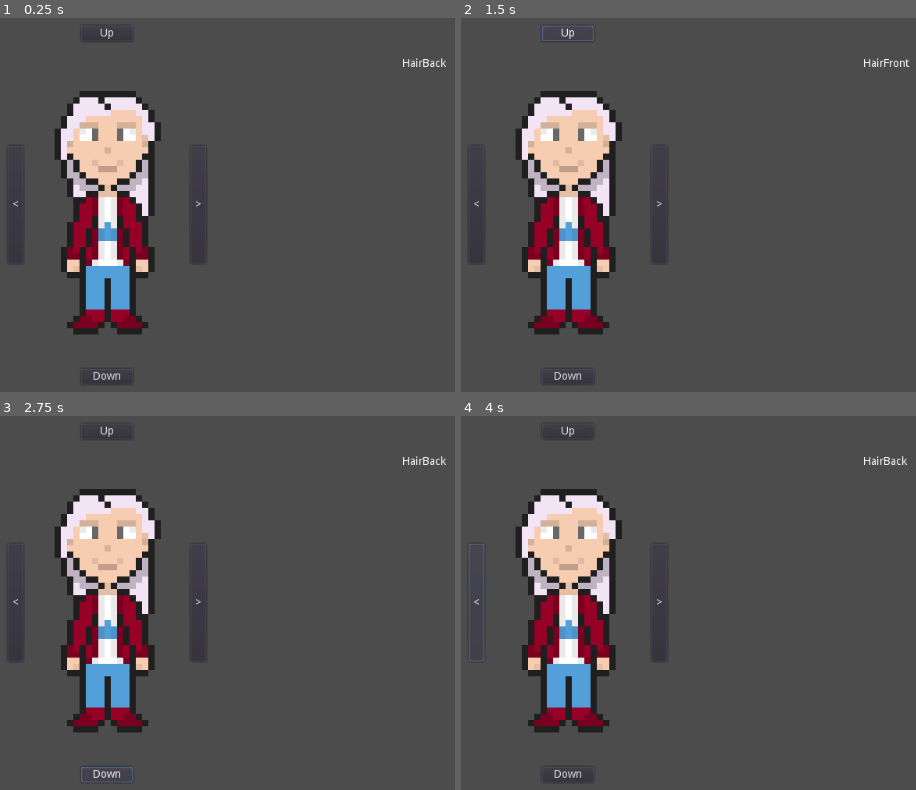
Above: before the commit, frames 1-4 (two rows, left to right).
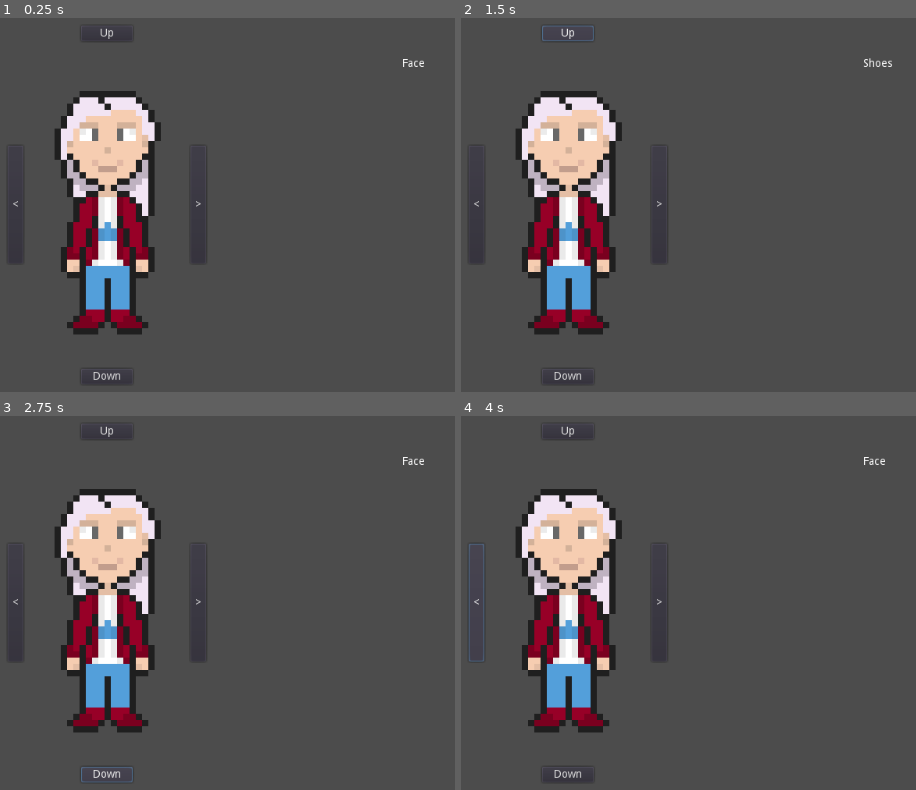
Above: after the commit, the same moments.

Repository: PKGaspi/godot-LayeredSprite
Game: Godot game, scene res://Game.tscn
Same seed, same stepped clock (60 frames per second), same inputs: the game is played once before the commit and once after it.
Inputs:
- Up to frame 1 (0.25 s): no input
- Up to frame 2 (1.5 s): click "<" at 0.5 s; click "Up" at 1.25 s
- Up to frame 3 (2.75 s): click "Down" at 2 s
- Up to frame 4 (4 s): click ">" at 2.75 s; click "<" at 3.5 s

The runs differ from the first frame. In frame 1, 0.1% of the frame differs, in the area x 88-99%, y 10-14%; in frame 2, 0.1%; in frame 3, 0.1%; in frame 4, 0.1%.

Commit message:
Minor adjustments

Diff:
--- a/Game.tscn
+++ b/Game.tscn
@@ -156,14 +156,9 @@
 [node name="LayeredSpriteCloset" type="Node" parent="."]
 script = ExtResource( 12 )
 _layered_sprite_path = NodePath("../LayeredSprite")
-_group_names = {
-"Body": PoolStringArray( "Body" ),
+_groups = {
 "Face": PoolStringArray( "Face", "Makeup" ),
-"Hair": PoolStringArray( "HairFront", "HairBack" ),
-"Jacket": PoolStringArray( "Jacket" ),
-"Shoes": PoolStringArray( "Shoes" ),
-"T-Shirt": PoolStringArray( "T-Shirt" ),
-"Trousers": PoolStringArray( "Trousers" )
+"Hair": PoolStringArray( "HairBack", "HairFront" )
 }
 
 [node name="Group" type="Label" parent="."]
